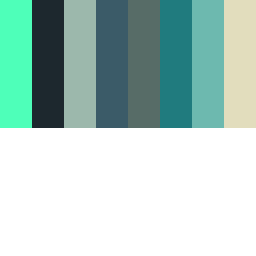
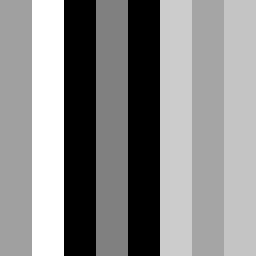
Layer changes from the first (256, 256) image to the second:
added group "Character" with 27 layers above "Sword" over left=0, top=0, right=256, bottom=256
added group "Roughness" (1st of 2, in "Character") with 8 layers in group "Character" over left=0, top=0, right=256, bottom=256
added layer "Monitor Case" (1st of 3, in "Character" › "Roughness") in group "Roughness" over left=224, top=0, right=256, bottom=256
added layer "Accesory Accents" (1st of 3, in "Character" › "Roughness") in group "Roughness" over left=192, top=0, right=224, bottom=256
added layer "Accesory" (1st of 3, in "Character" › "Roughness") in group "Roughness" over left=160, top=0, right=192, bottom=256
added layer "Metal Accents" (1st of 3, in "Character" › "Roughness") in group "Roughness" over left=128, top=0, right=160, bottom=256
added layer "Backpack" (1st of 3, in "Character" › "Roughness") in group "Roughness" over left=96, top=0, right=128, bottom=256
added layer "Body" (1st of 3, in "Character" › "Roughness") in group "Roughness" over left=64, top=0, right=96, bottom=256
added layer "Screen" (1st of 3, in "Character" › "Roughness") in group "Roughness" over left=0, top=0, right=32, bottom=256
renamed "Capa 1 copia 7" to "Monitor Case", moved it into group "Base Color", painted on it over left=224, top=0, right=256, bottom=256
renamed "Capa 1 copia 6" to "Accesory Accents", moved it into group "Base Color", painted on it over left=192, top=0, right=224, bottom=256
renamed "Capa 1 copia 5" to "Accesory", moved it into group "Base Color", painted on it over left=160, top=0, right=192, bottom=256
renamed "Capa 1 copia 4" to "Metal Accents", moved it into group "Base Color", painted on it over left=128, top=0, right=160, bottom=256
renamed "Capa 1 copia 3" to "Backpack", moved it into group "Base Color", painted on it over left=96, top=0, right=128, bottom=256
…and 4 more changes (1 added, 3 painted, 3 renamed, 3 stack)
